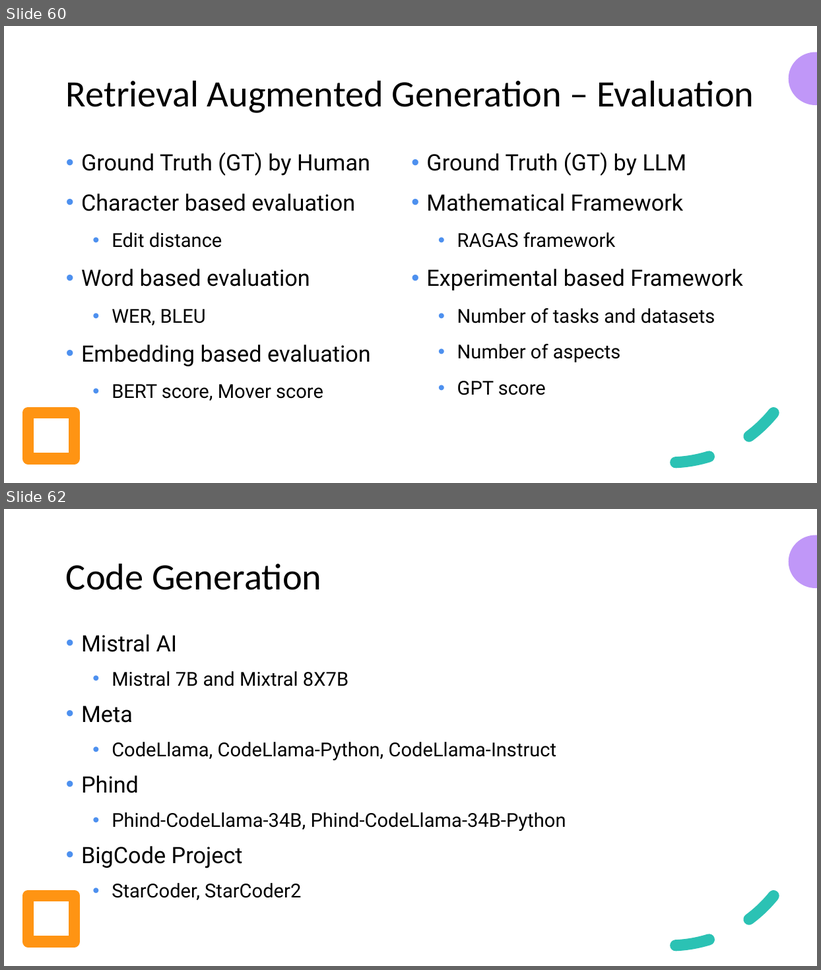
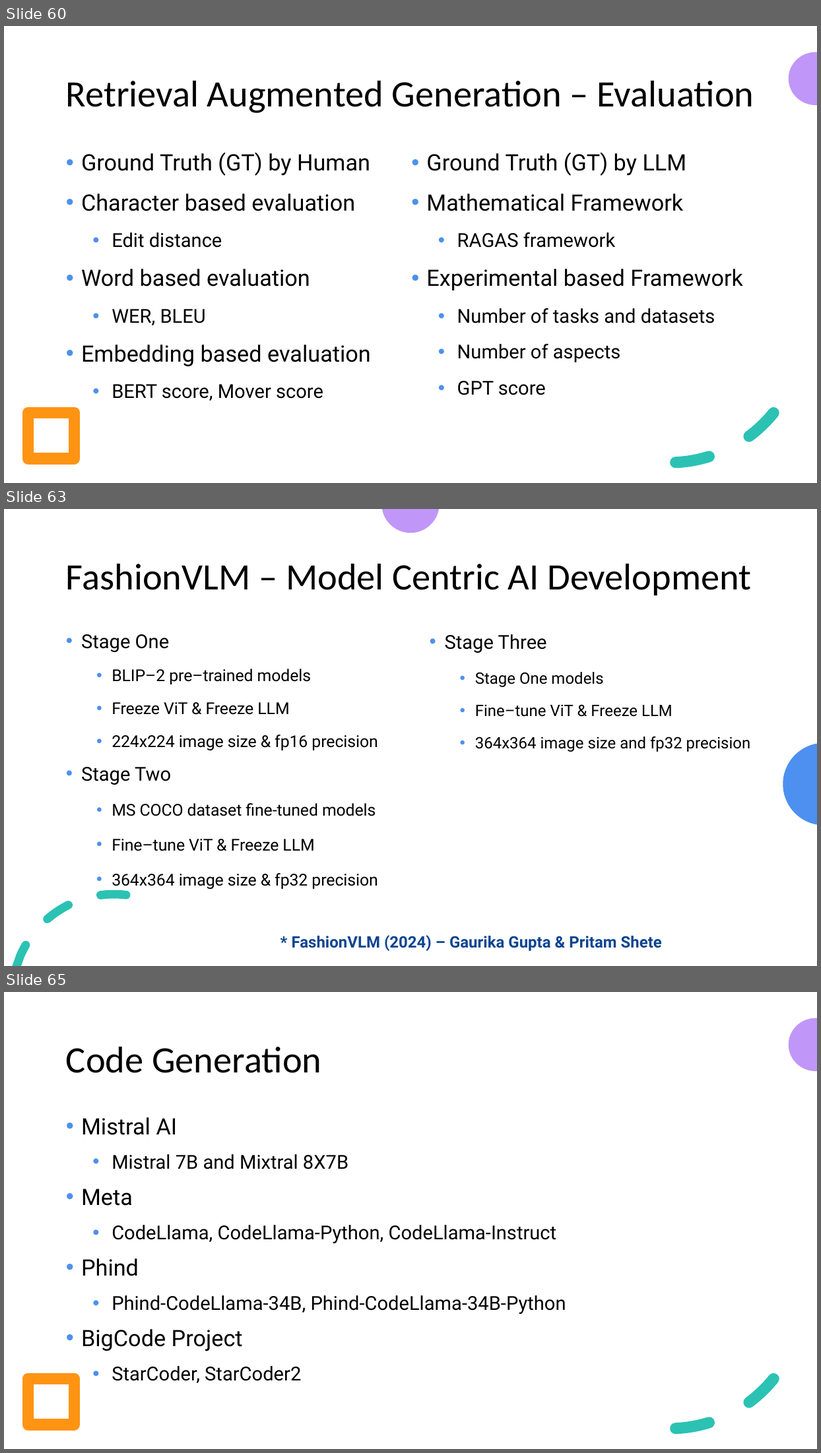
Before and after one commit to look4pritam/LargeLanguageModels, a slide deck: Presentations/IUAC-2024/Introduction_to_Large_Language_Models-From_Foundation_to_Real_World_Applications.pptx. Shown one above the other, each under a label of ours: slides 60 and 62 before the commit, slides 60, 63 and 65 after it; the slides between them are not shown. The pictures are 821x970 and 821x1453 pixels, drawn with LibreOffice and Linux fonts; fonts in the diff are those of the drawing. Boxes give left, top, right and bottom in pixels: in the first picture for what was removed or moved away, otherwise in the second. Text is boxed around its words. In the diff, an @@ line names an element or a change of style, - is before the commit and + after.

```diff
--- a/Presentations/IUAC-2024/Introduction_to_Large_Language_Models-From_Foundation_to_Real_World_Applications.pptx
+++ b/Presentations/IUAC-2024/Introduction_to_Large_Language_Models-From_Foundation_to_Real_World_Applications.pptx
@@ slide 63 added at bbox=[4, 509, 817, 966], background #FFFFFF @@
@@ freeform shape added at bbox=[382, 509, 439, 533], fill #C097F8 @@
@@ title added at bbox=[66, 563, 751, 595], 33 pt, text #000000 @@
+FashionVLM – Model Centric AI Development
@@ text added at bbox=[81, 634, 378, 890], 14.4 pt, text #000000 @@
+  • Stage One
+    • BLIP–2 pre–trained models
+    • Freeze ViT & Freeze LLM
+    • 224x224 image size & fp16 precision
+  • Stage Two
+    • MS COCO dataset fine-tuned models
+    • Fine–tune ViT & Freeze LLM
+    • 364x364 image size & fp32 precision
@@ text added at bbox=[445, 634, 751, 752], 14 pt, text #000000 @@
+  • Stage Three
+    • Stage One models
+    • Fine–tune ViT & Freeze LLM
+    • 364x364 image size and fp32 precision
@@ freeform shape added at bbox=[783, 744, 817, 825], fill #4D90EF @@
@@ freeform shape added at bbox=[12, 890, 130, 966], fill #2BC2B4 @@
@@ text added at bbox=[292, 935, 662, 951], 14 pt, text #0D4491, bold @@
+* FashionVLM (2024) – Gaurika Gupta & Pritam Shete
@@ what was slide 62 is now slide 65 @@
```
Also in this commit, not shown: 1 slide changed, 2 other slides added, 1 other file.
